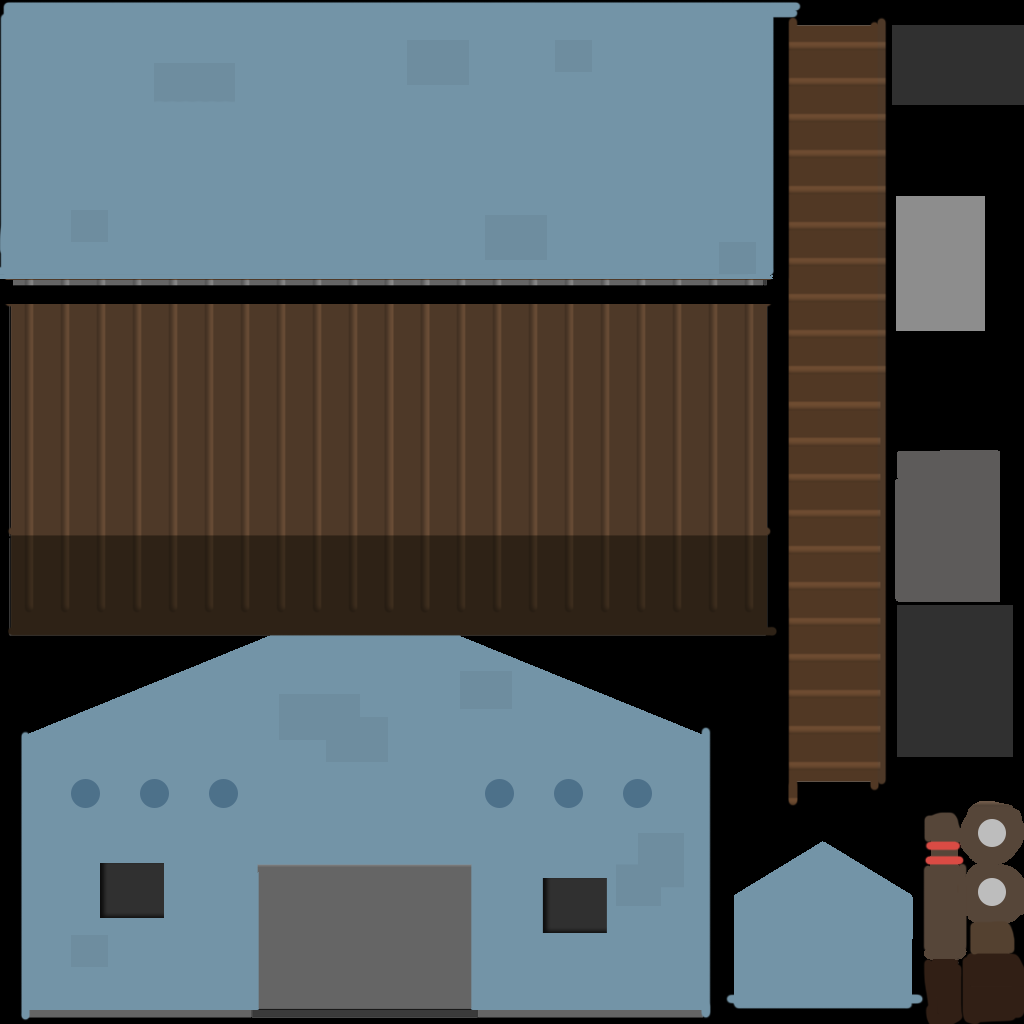
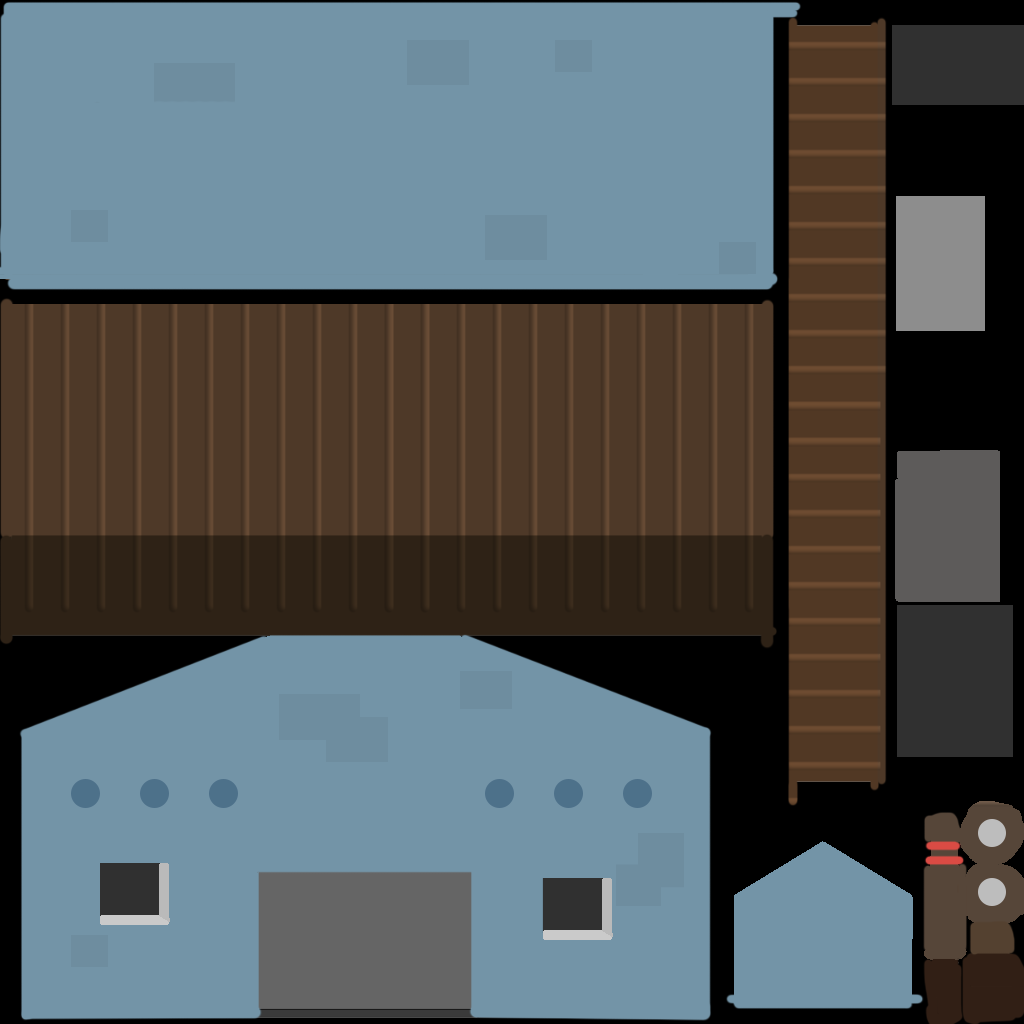
Layers edited between the first and the second 1024x1024 image:
added layer "Layer 5" above "Layer 4" over [543, 878, 613, 940]
added layer "Layer 4" above "Layer 2" over [100, 863, 170, 925]
painted on "rooflines" over [23, 279, 755, 290]
painted on "Layer 0" over [0, 102, 778, 1021]
